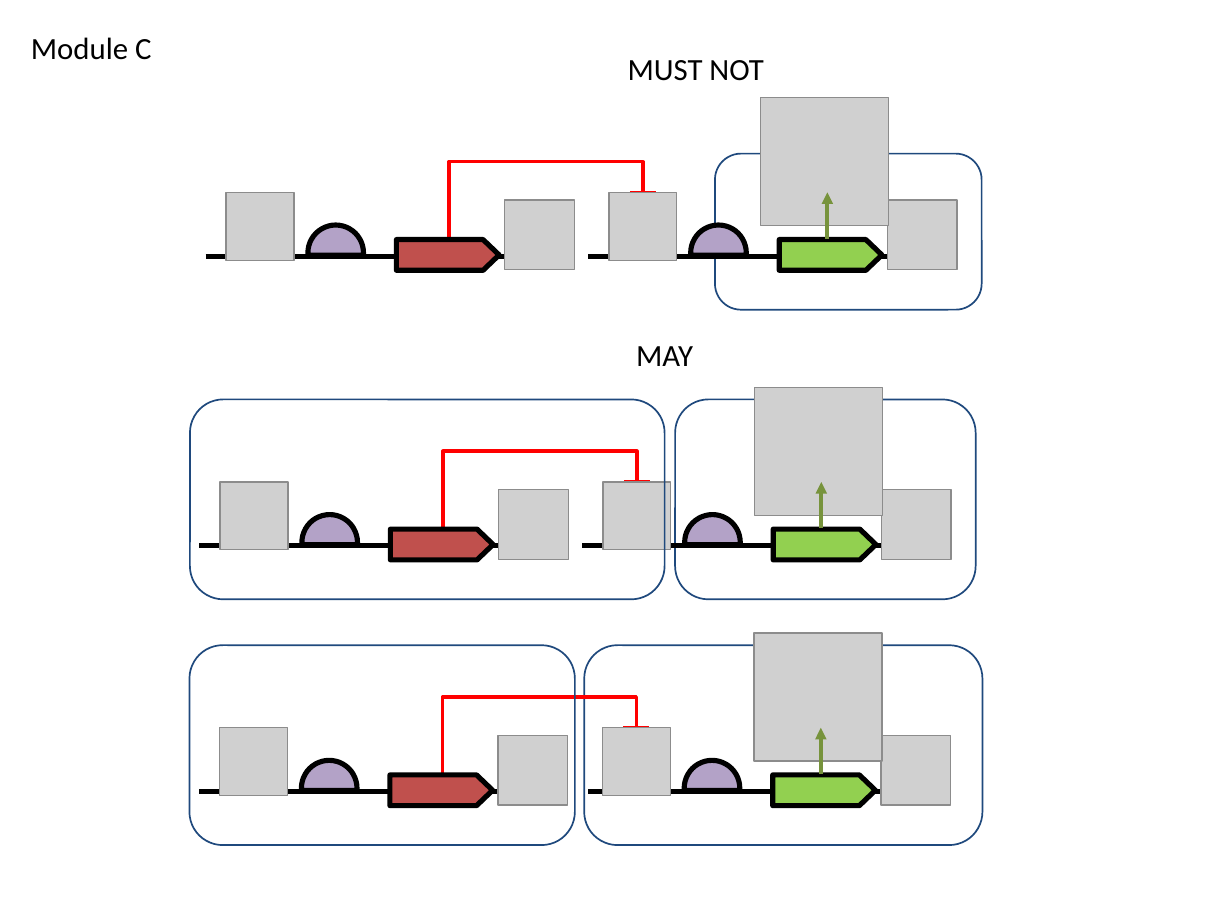
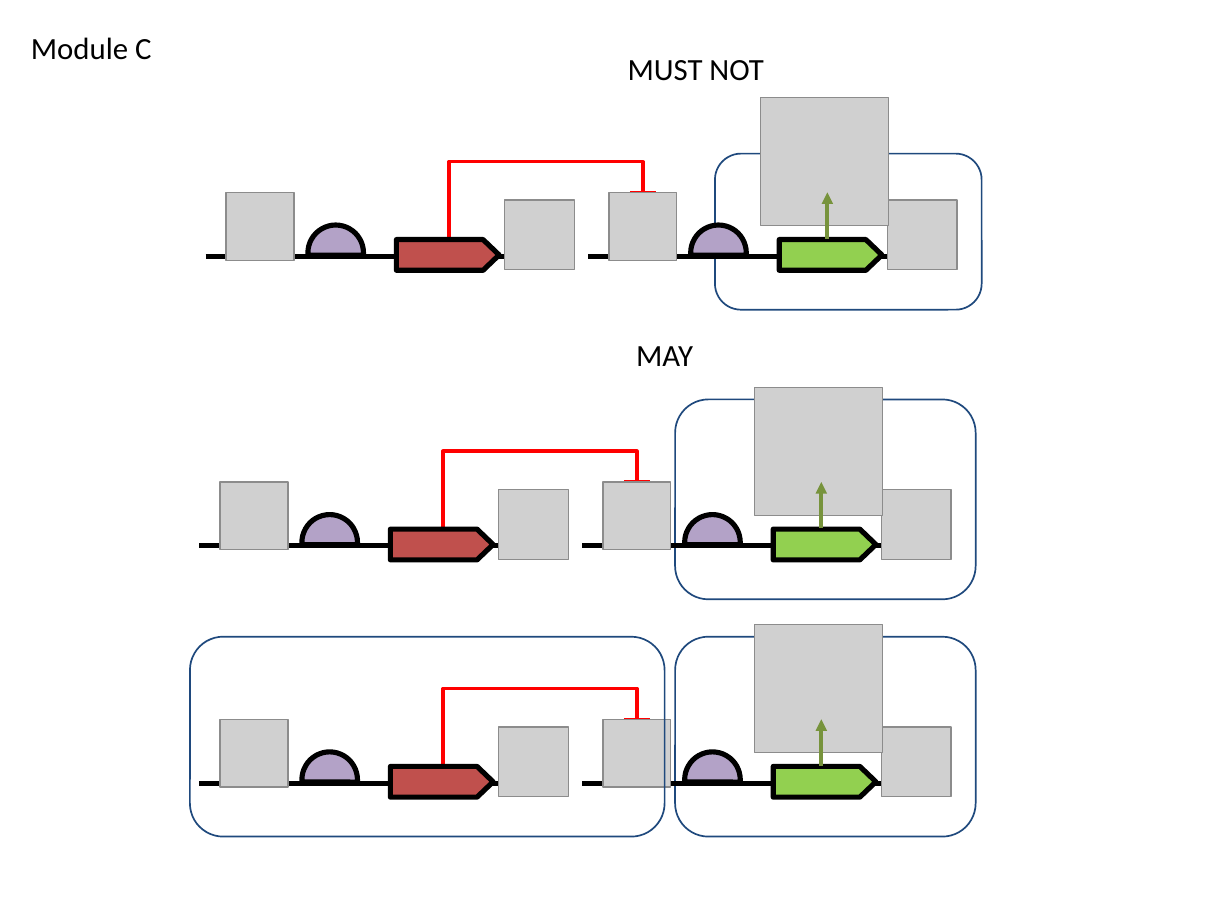
Before and after one commit to SynBioDex/SBOL-visual, a slide deck: slide 4 of specification/imgsrc/modules.pptx. Drawn at 1232x924 pixels with LibreOffice and Linux fonts; fonts in the diff are those of the drawing; grey boxes stand for pictures. Boxes give left, top, right and bottom in pixels: in the first picture for what was removed or moved away, otherwise in the second. Text is boxed around its words. In the diff, an @@ line names an element or a change of style, - is before the commit and + after.

```diff
--- a/specification/imgsrc/modules.pptx
+++ b/specification/imgsrc/modules.pptx
@@ rounded rectangle removed at (190,399,664,599) @@
@@ rounded rectangle: place and size @@
-rounded rectangle at (190,646,575,845)
+rounded rectangle at (190,637,664,837)
@@ rounded rectangle: place and size @@
-rounded rectangle at (584,646,982,845)
+rounded rectangle at (675,637,976,837)
@@ 5 pictures, 2 lines, 2 chord (boxed as its full ellipse)s, 2 right arrows, 1 arrow, 1 elbow line: place and size @@
-5 pictures, 2 lines, 2 chord (boxed as its full ellipse)s, 2 right arrows, 1 arrow, 1 elbow line at (200,633,951,816)
+5 pictures, 2 lines, 2 chord (boxed as its full ellipse)s, 2 right arrows, 1 arrow, 1 elbow line at (200,625,951,807)
@@ line moved from (589, 792) - (950, 792) to (583, 784) - (951, 784) @@
```
Also in this commit, not shown: 3 other slides changed, 3 slides added, 18 other files.
